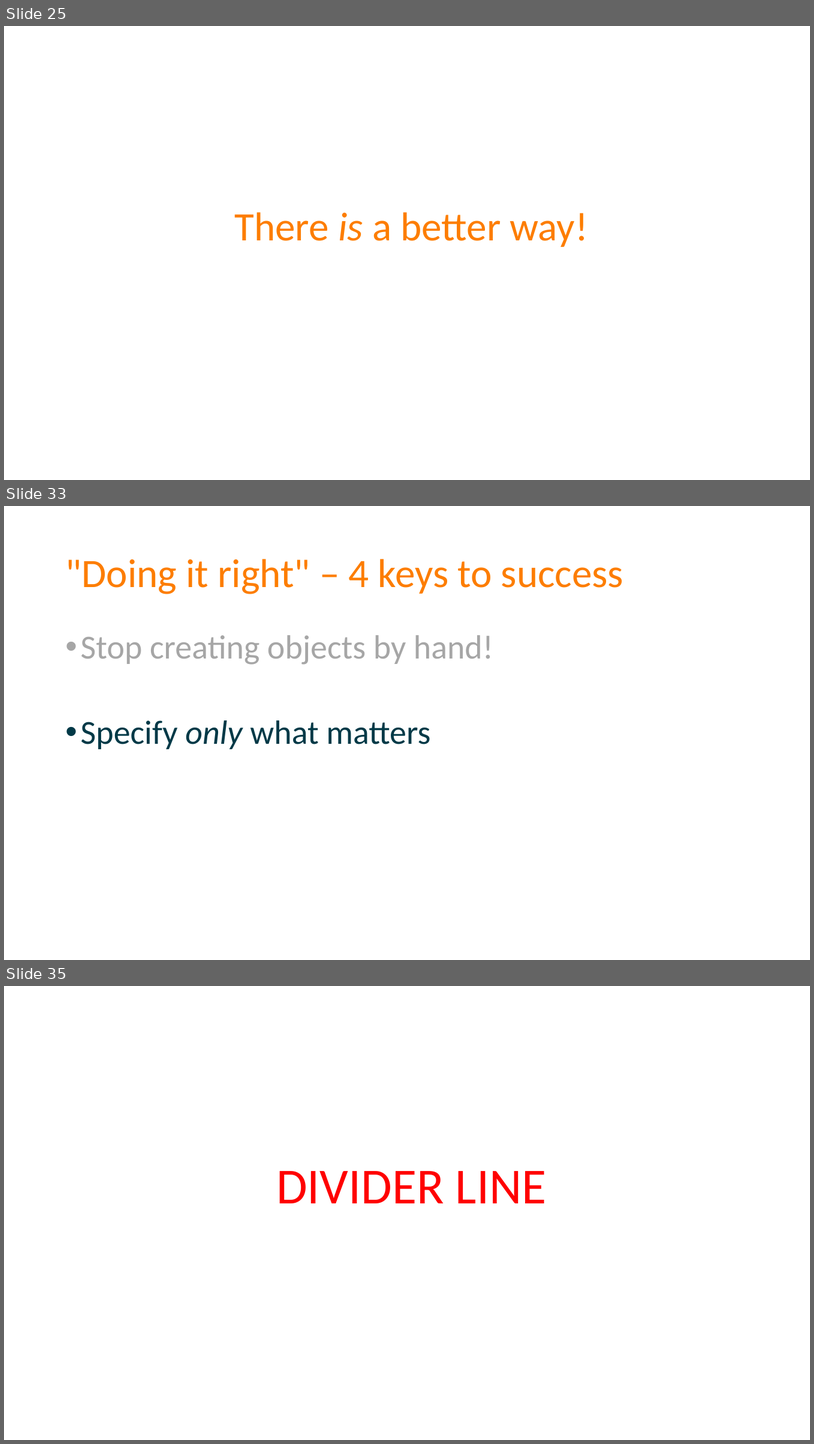
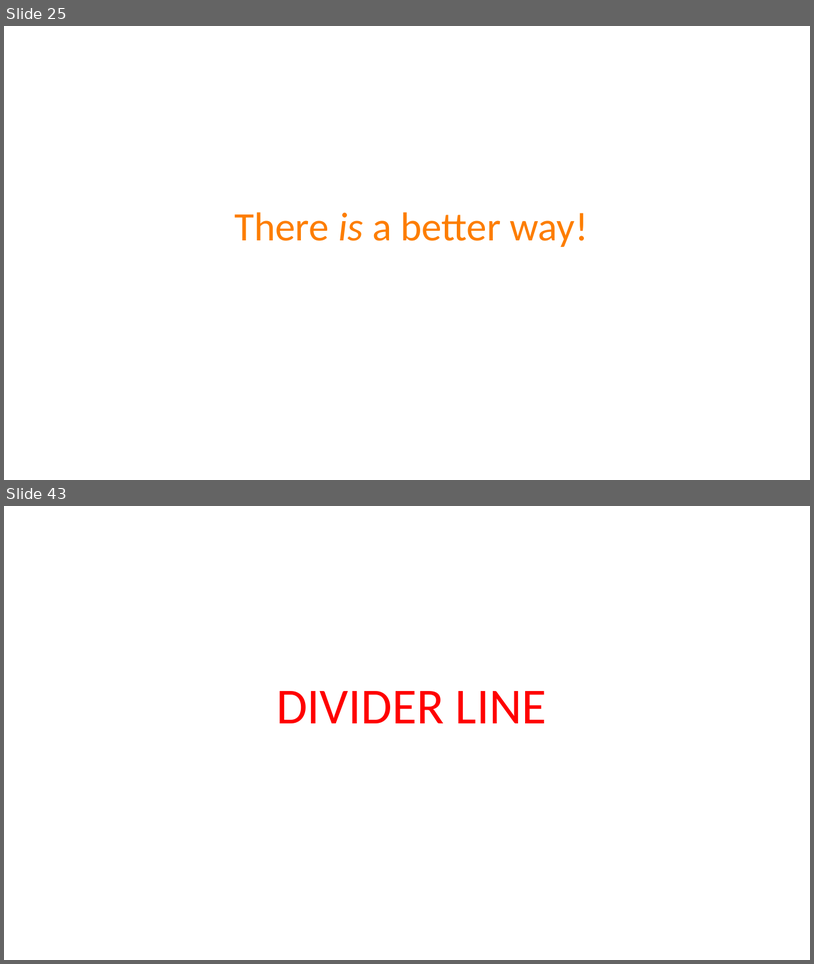
Before and after one commit to spetryjohnson/Talk-Patterns_of_Effective_Test_Setup, a slide deck: POETS - CodeMash 2017.pptx. Shown one above the other, each under a label of ours: slides 25, 33 and 35 before the commit, slides 25 and 43 after it; the slides between them are not shown. The pictures are 814x1444 and 814x964 pixels, drawn with LibreOffice and Linux fonts; fonts in the diff are those of the drawing. Boxes give left, top, right and bottom in pixels: in the first picture for what was removed or moved away, otherwise in the second. Text is boxed around its words. In the diff, an @@ line names an element or a change of style, - is before the commit and + after.

```diff
--- a/POETS - CodeMash 2017.pptx
+++ b/POETS - CodeMash 2017.pptx
@@ slide 33 removed at (4, 506, 810, 960), background #FFFFFF @@
@@ title removed at (65, 559, 624, 594) @@
-"Doing it right" – 4 keys to success
@@ text removed at (81, 635, 494, 749) @@
-• Stop creating objects by hand!
-• Specify only what matters
@@ what was slide 35 is now slide 43 @@
```
Also in this commit, not shown: 5 slides changed, 12 slides added, 3 other slides removed, 1 other file.
